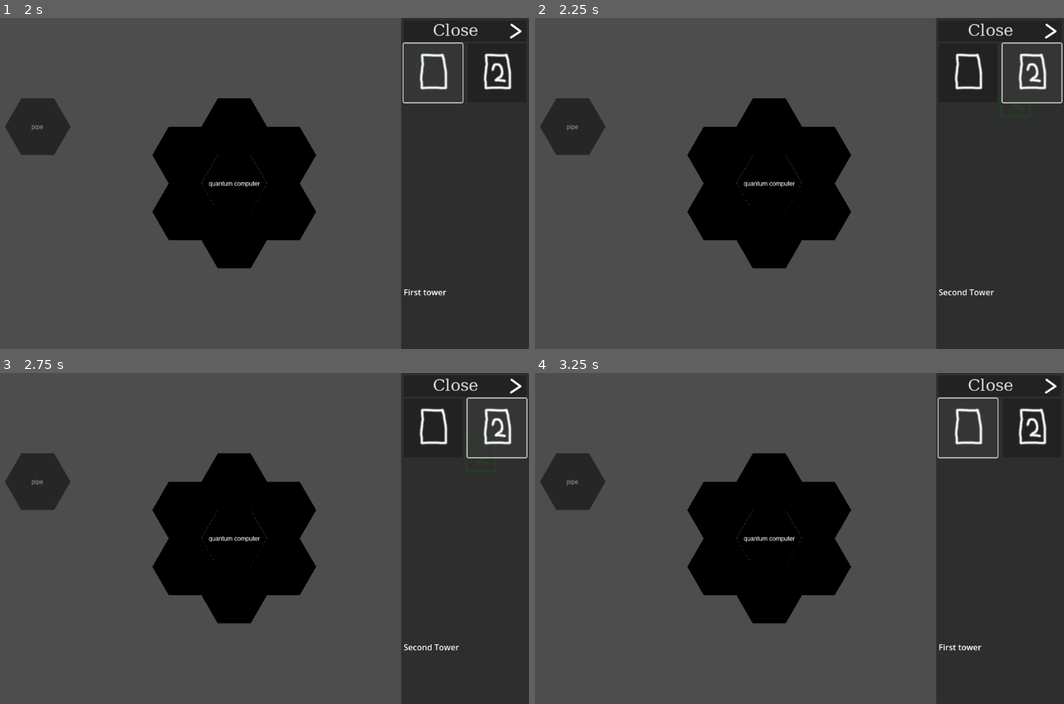
Above: before the commit, frames 1-4 (two rows, left to right).
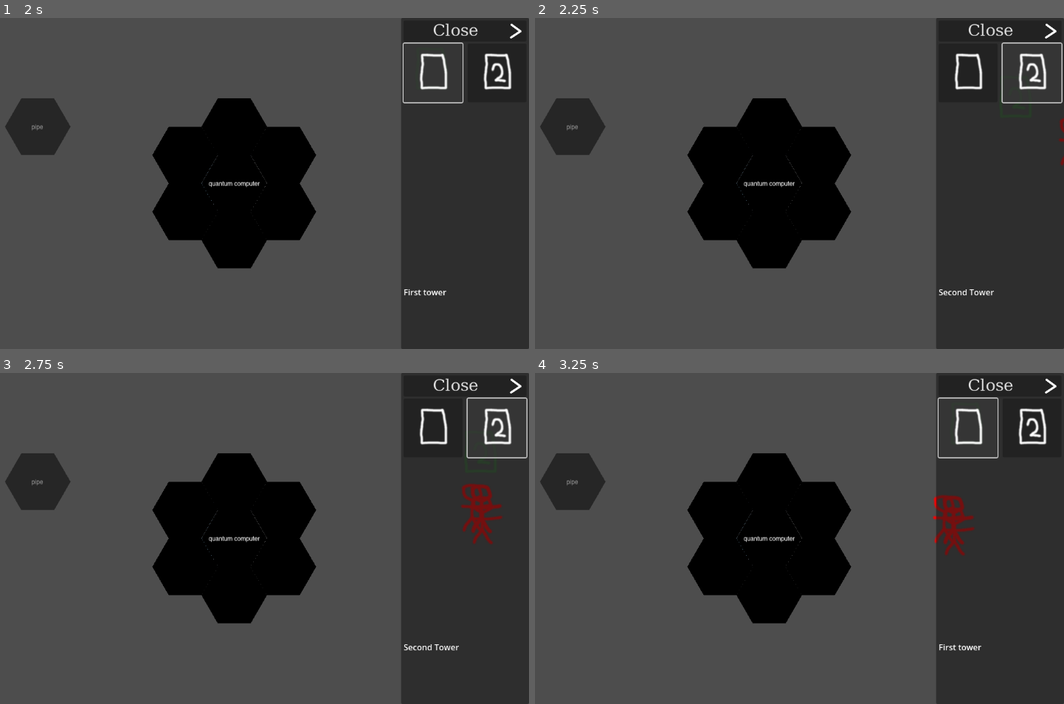
Above: after the commit, the same moments.

Repository: jm8/godotgamejam76
Game: Godot game, scene res://main.tscn
The game is run twice, just before and just after one commit, with the same random seed, the same clock (stepped at 60 frames per second) and the same inputs. The engine's default icon, where the game draws it, is replaced by a stand-in: a white triangle on a blue panel in a dark square.
Inputs (mouse positions are in pixels of both pictures, inside the frame that each line leads up to):
- Up to frame 1 (2 s): click (513, 34) at 0.5 s; click (433, 74) at 1.25 s
- Up to frame 2 (2.25 s): click (1032, 74) at 2.02 s
- Up to frame 3 (2.75 s): no input
- Up to frame 4 (3.25 s): click (968, 429) at 2.75 s

Frame 1 is identical in both runs. In frame 2, less than 0.1% of the frame differs, in the area x 99-100%, y 30-45%; in frame 3, 0.6%; in frame 4, 0.6%, in the area x 75-84%, y 36-56%.

Commit message:
Enemies follow the Path

Diff:
--- /dev/null
+++ b/EnemyPath1.tres
@@ -0,0 +1,7 @@
+[gd_resource type="Curve2D" format=3 uid="uid://bdmxa8wxc0fqc"]
+
+[resource]
+_data = {
+"points": PackedVector2Array(0, 0, 0, 0, 1042.42, -392, 0, 0, 0, 0, 851, -139, 0, 0, 0, 0, 352, -49, 0, 0, 0, 0, 1222, 283, 0, 0, 0, 0, 589, 512, 0, 0, 0, 0, -625, 105, 0, 0, 0, 0, -208, -305)
+}
+point_count = 7
--- /dev/null
+++ b/enemy.gd
@@ -0,0 +1,13 @@
+extends Node2D
+
+@export var curve: Curve2D
+
+var t = 0
+var offset = 40 * sqrt(randf()) * Vector2.from_angle(randf_range(0, TAU))
+
+var speed = 250
+
+func _process(delta: float) -> void:
+	t += delta
+	var baked = curve.sample_baked_with_rotation(speed * t)
+	global_position = baked.get_origin() + offset
--- /dev/null
+++ b/enemy.tscn
@@ -0,0 +1,16 @@
+[gd_scene load_steps=3 format=3 uid="uid://dnax868mpg7yy"]
+
+[ext_resource type="Texture2D" uid="uid://cno2ce610kouo" path="res://enemy.png" id="1_6thv7"]
+[ext_resource type="Script" path="res://enemy.gd" id="1_et55a"]
+
+[node name="Enemy" type="Node2D"]
+script = ExtResource("1_et55a")
+
+[node name="Enemy" type="Sprite2D" parent="."]
+texture = ExtResource("1_6thv7")
+
+[node name="RemoteTransform2D" type="RemoteTransform2D" parent="."]
+
+[node name="Path2D" type="Path2D" parent="RemoteTransform2D"]
+
+[node name="PathFollow2D" type="PathFollow2D" parent="RemoteTransform2D/Path2D"]
--- a/main.tscn
+++ b/main.tscn
@@ -11,6 +11,8 @@
 [ext_resource type="Texture2D" uid="uid://dngtl5cyn65dc" path="res://pipe.png" id="6_t7h3a"]
 [ext_resource type="PackedScene" uid="uid://bqhenjbs0gb5y" path="res://ui.tscn" id="7_t056u"]
 [ext_resource type="Script" path="res://quantum-computer.gd" id="11_5hxtb"]
+[ext_resource type="PackedScene" uid="uid://dnax868mpg7yy" path="res://enemy.tscn" id="12_opv5i"]
+[ext_resource type="Curve2D" uid="uid://bdmxa8wxc0fqc" path="res://EnemyPath1.tres" id="13_jrtta"]
 
 [sub_resource type="TileSetAtlasSource" id="TileSetAtlasSource_n32x6"]
 texture = ExtResource("6_t7h3a")
@@ -472,3 +474,22 @@
 
 [node name="QuantumComputer" type="Node" parent="."]
 script = ExtResource("11_5hxtb")
+
+[node name="Enemy" parent="." instance=ExtResource("12_opv5i")]
+position = Vector2(788, -17)
+curve = ExtResource("13_jrtta")
+
+[node name="EnemyPath1Visualizer" type="Path2D" parent="."]
+curve = ExtResource("13_jrtta")
+
+[node name="Enemy2" parent="." instance=ExtResource("12_opv5i")]
+position = Vector2(788, -17)
+curve = ExtResource("13_jrtta")
+
+[node name="Enemy3" parent="." instance=ExtResource("12_opv5i")]
+position = Vector2(788, -17)
+curve = ExtResource("13_jrtta")
+
+[node name="Enemy4" parent="." instance=ExtResource("12_opv5i")]
+position = Vector2(788, -17)
+curve = ExtResource("13_jrtta")
Binary file added: enemy.png
Not shown, added: enemy.png.import
Not shown: 1 places in main.tscn that only renumber resources
